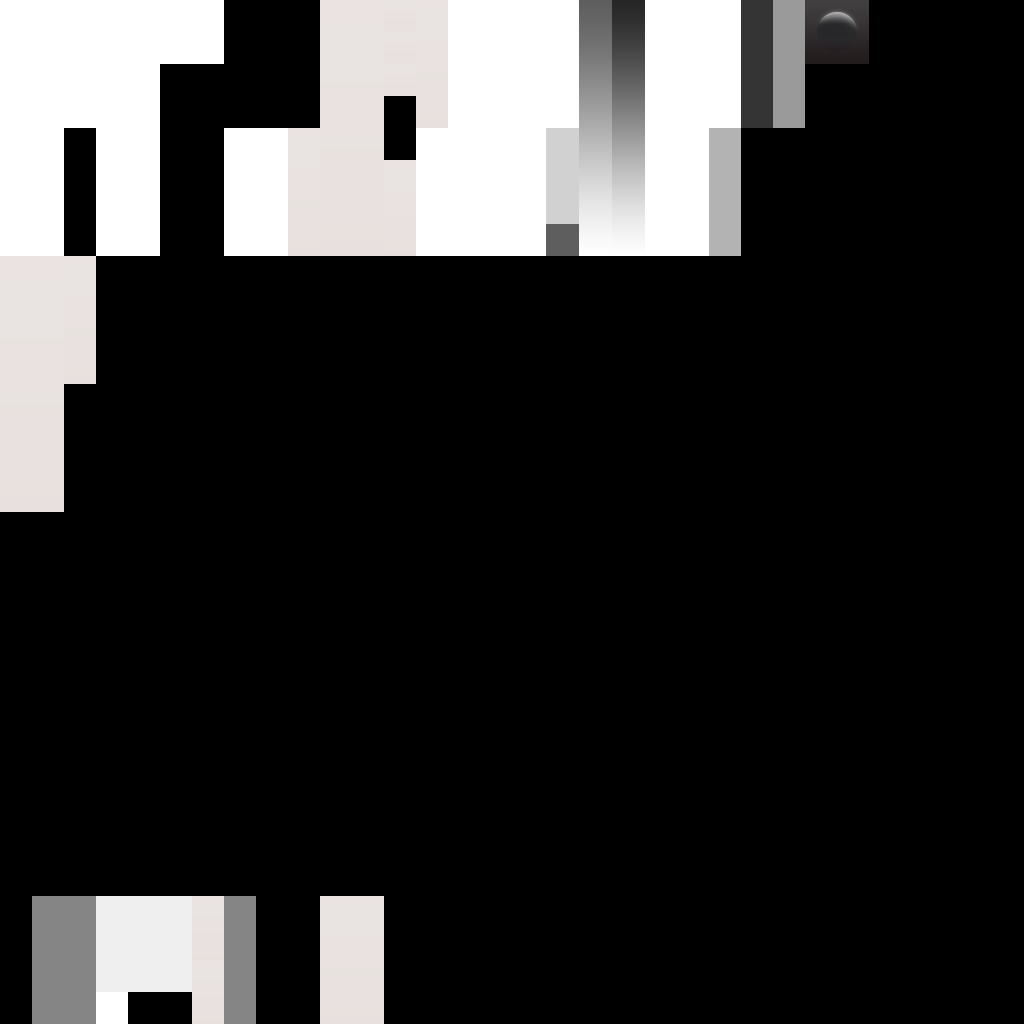
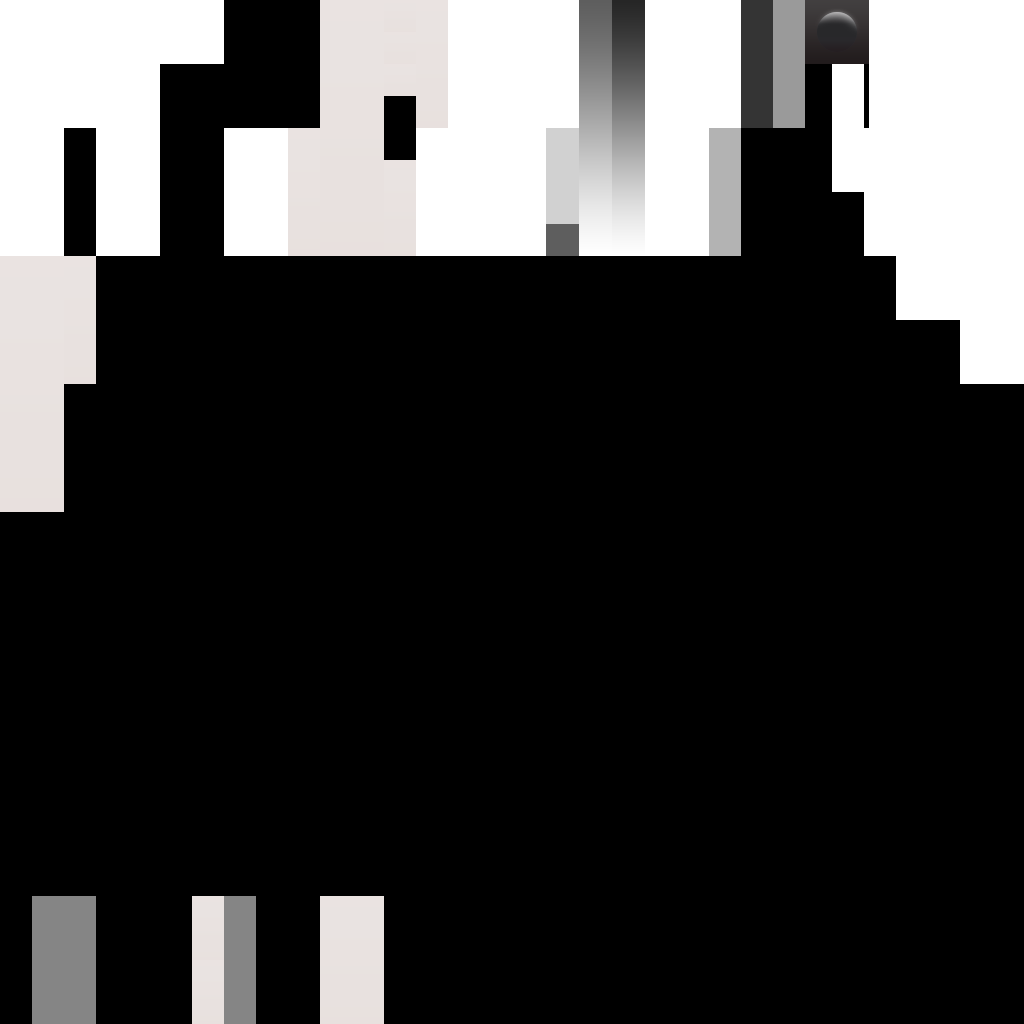
Layered file, before and after one edit (1024 x 1024). Changes by layer:
added group "hero_109" with 20 layers in group "mask" over left=832, top=0, right=1024, bottom=384
added layer "矩形 2 拷贝 31" in group "hero_109" over left=896, top=256, right=960, bottom=320
added group "组 4 拷贝" with 3 layers in group "hero_109" over left=960, top=256, right=1024, bottom=384
added layer "矩形 2 拷贝 12" (1st of 2, in "mask" › "hero_109" › "组 4 拷贝") in group "组 4 拷贝" over left=960, top=256, right=1024, bottom=384
added layer "矩形 2 拷贝 23" in group "hero_109" over left=869, top=0, right=896, bottom=128
added layer "矩形 2 拷贝 25" in group "hero_109" over left=832, top=160, right=864, bottom=192
added layer "矩形 2 拷贝 30" in group "hero_109" over left=832, top=64, right=864, bottom=96
added layer "矩形 2 拷贝 29" in group "hero_109" over left=832, top=96, right=864, bottom=128
added layer "矩形 2 拷贝 24" in group "hero_109" over left=832, top=128, right=864, bottom=160
added layer "矩形 2 拷贝 22" in group "hero_109" over left=864, top=128, right=896, bottom=256
added layer "矩形 2 拷贝 21" in group "hero_109" over left=896, top=128, right=928, bottom=256
added layer "矩形 2 拷贝 20" in group "hero_109" over left=896, top=0, right=928, bottom=128
added layer "矩形 2 拷贝 19" in group "hero_109" over left=928, top=0, right=960, bottom=256
added layer "矩形 2 拷贝 18" in group "hero_109" over left=960, top=0, right=1024, bottom=256
renamed "矩形 4 拷贝 9" to "图层 3", moved it into group "hero_109", painted on it over left=96, top=992, right=128, bottom=1024
removed layer "矩形 4 拷贝 8" from group "弓" over left=96, top=896, right=192, bottom=992
